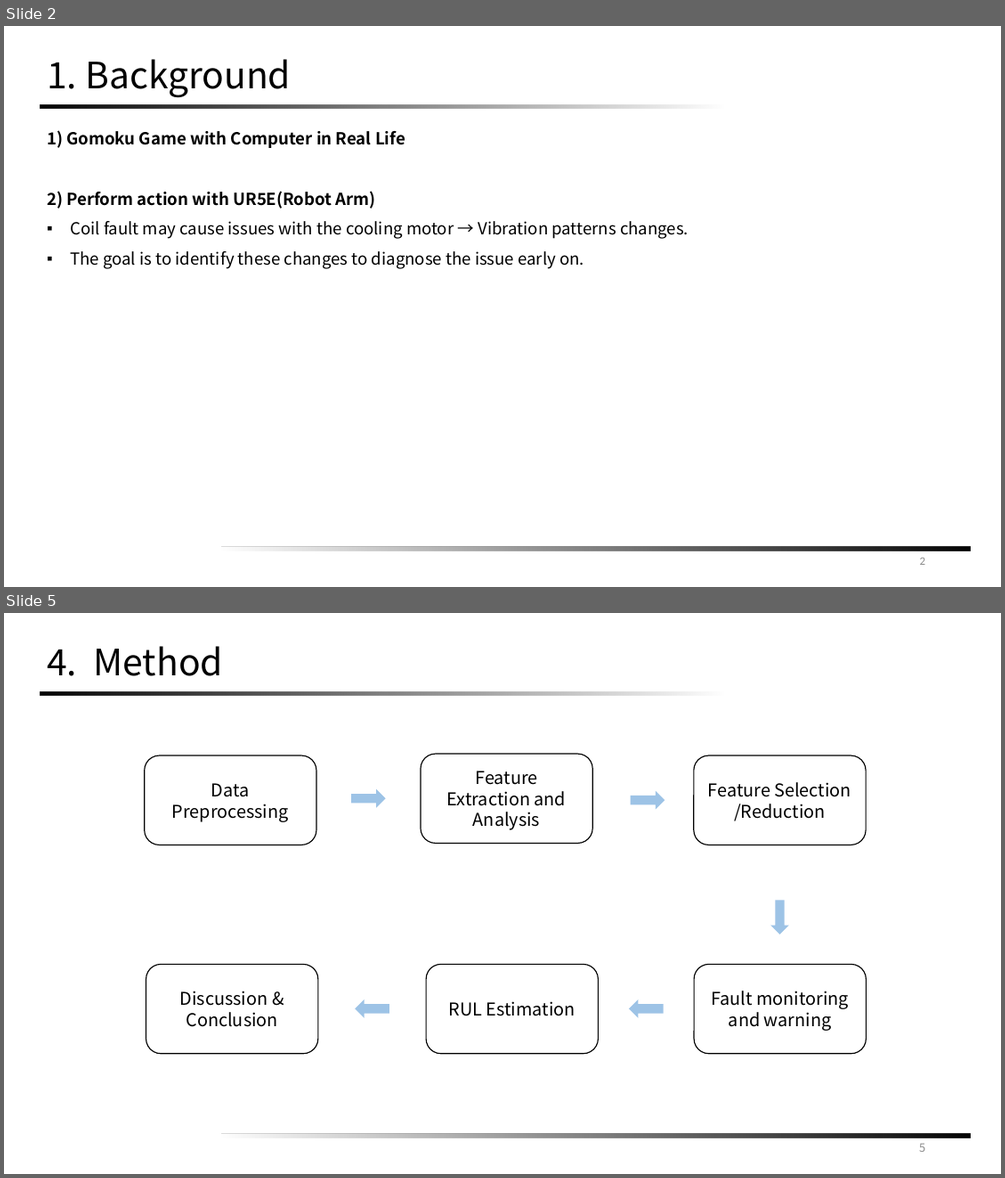
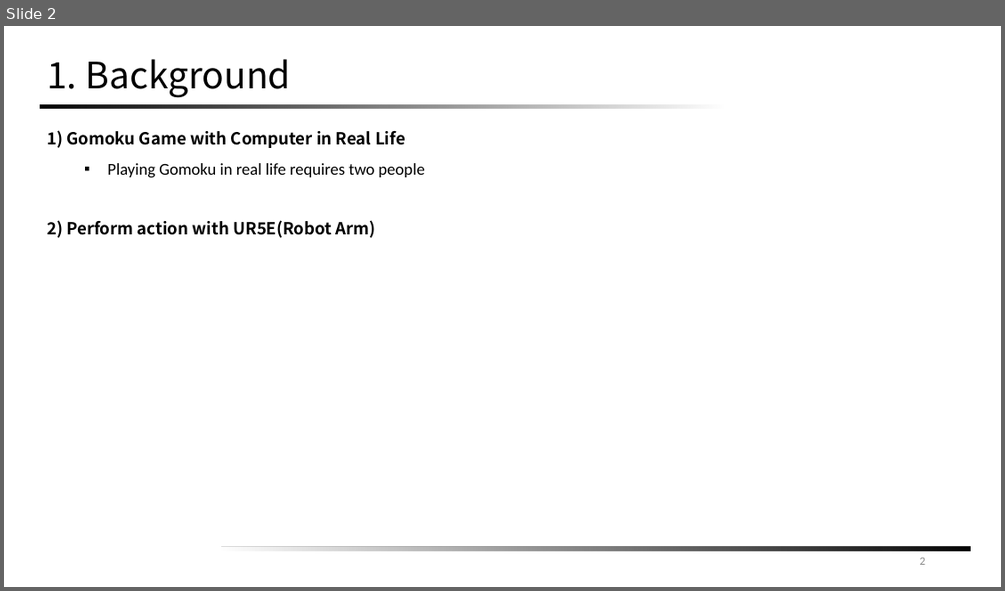
Before and after one commit to Kwak-Jin/IAIA, a slide deck: Project/Robot Automation/[IAIA]Collaborative Robot Project Proposal(241108).pptx. Shown one above the other, each under a label of ours: slides 2 and 5 before the commit, slide 2 after it; the slides between them are not shown. The pictures are 1005x1178 and 1005x591 pixels, drawn with LibreOffice and Linux fonts; fonts in the diff are those of the drawing. Boxes give left, top, right and bottom in pixels: in the first picture for what was removed or moved away, otherwise in the second. Text is boxed around its words. In the diff, an @@ line names an element or a change of style, - is before the commit and + after.

```diff
--- a/Project/Robot Automation/[IAIA]Collaborative Robot Project Proposal(241108).pptx
+++ b/Project/Robot Automation/[IAIA]Collaborative Robot Project Proposal(241108).pptx
@@ slide 5 removed at (4, 613, 1001, 1174), background #FFFFFF; not listed: 2 template elements that a slide beside it also shows @@
@@ title removed at (47, 646, 224, 676) @@
-4. Method
@@ rounded rectangle removed at (145, 755, 316, 844) @@
-Data Preprocessing
@@ rounded rectangle removed at (421, 754, 592, 843) @@
-Feature Extraction and Analysis
@@ rounded rectangle removed at (694, 755, 866, 844) @@
-Feature Selection
-/Reduction
@@ right arrow removed at (351, 789, 386, 808) @@
@@ right arrow removed at (631, 791, 665, 810) @@
@@ right arrow removed at (771, 900, 790, 934) @@
@@ rounded rectangle removed at (146, 965, 318, 1054) @@
-Discussion & Conclusion
@@ rounded rectangle removed at (426, 965, 598, 1054) @@
-RUL Estimation
@@ rounded rectangle removed at (695, 965, 866, 1054) @@
-Fault monitoring and warning
@@ right arrow removed at (355, 999, 389, 1018) @@
@@ right arrow removed at (629, 999, 663, 1018) @@
@@ page number removed at (919, 1143, 925, 1151) @@
-5
@@ slide 2 changed as well @@
@@ text at (107, 163, 425, 178): paragraph added @@
+  ▪ Playing Gomoku in real life requires two people
@@ text at (70, 221, 688, 269): paragraphs removed @@
-▪ Coil fault may cause issues with the cooling motor → Vibration patterns changes.
-▪ The goal is to identify these changes to diagnose the issue early on.
```
Also in this commit, not shown: 2 other slides changed, 3 slides added, 5 other slides removed, 10 other files.
